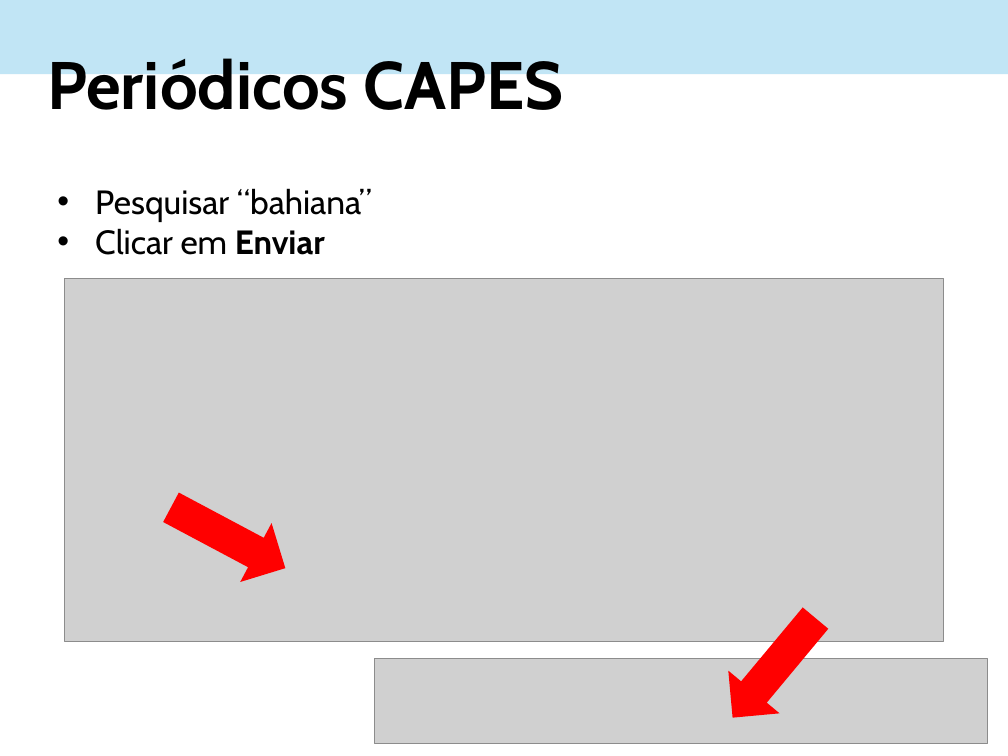
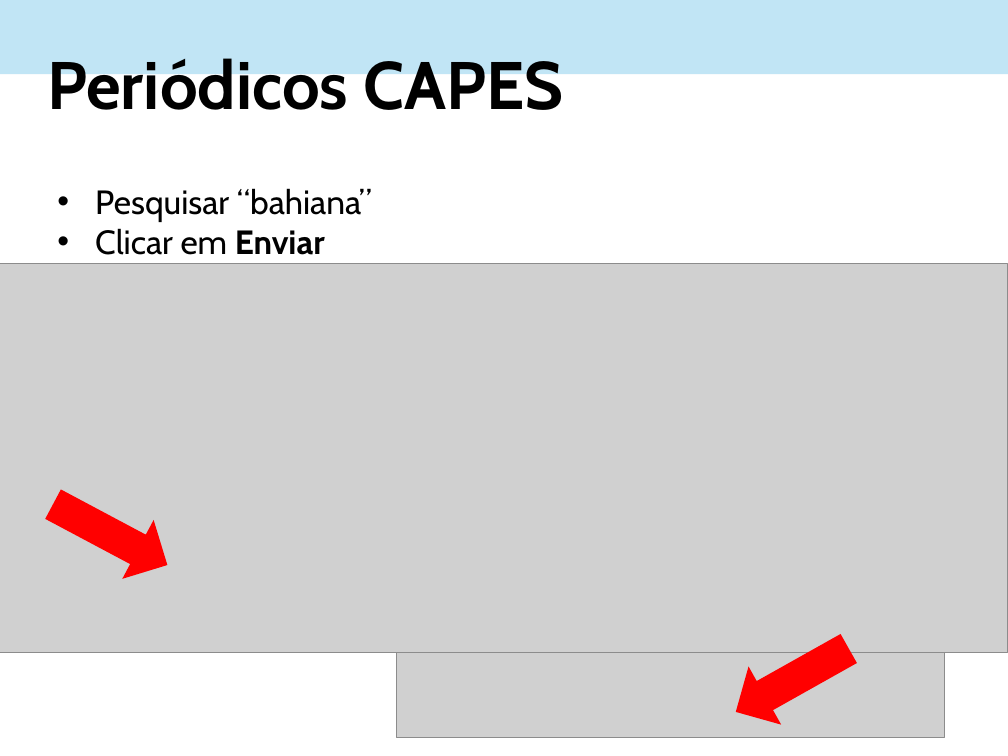
Before and after one commit to lpmor22/docs, a slide deck: slide 6 of slides/informatica_busca-artigos.pptx (slide 7 before the commit). Drawn at 1008x756 pixels with LibreOffice and Linux fonts; fonts in the diff are those of the drawing; grey boxes stand for pictures. Boxes give left, top, right and bottom in pixels: in the first picture for what was removed or moved away, otherwise in the second. Text is boxed around its words. In the diff, an @@ line names an element or a change of style, - is before the commit and + after.

```diff
--- a/slides/informatica_busca-artigos.pptx
+++ b/slides/informatica_busca-artigos.pptx
@@ picture: place and size @@
-picture at (65,278,943,641)
+picture at (0,264,1008,653)
@@ right arrow: place and size @@
-right arrow at (155,477,301,597)
+right arrow at (37,474,183,594)
@@ right arrow at (720,620,866,741): rotation 129 to 150 degrees @@
@@ picture: place and size @@
-picture at (374,658,988,744)
+picture at (396,653,944,738)
```
Also in this commit, not shown: 6 other slides changed, 1 slide removed.
